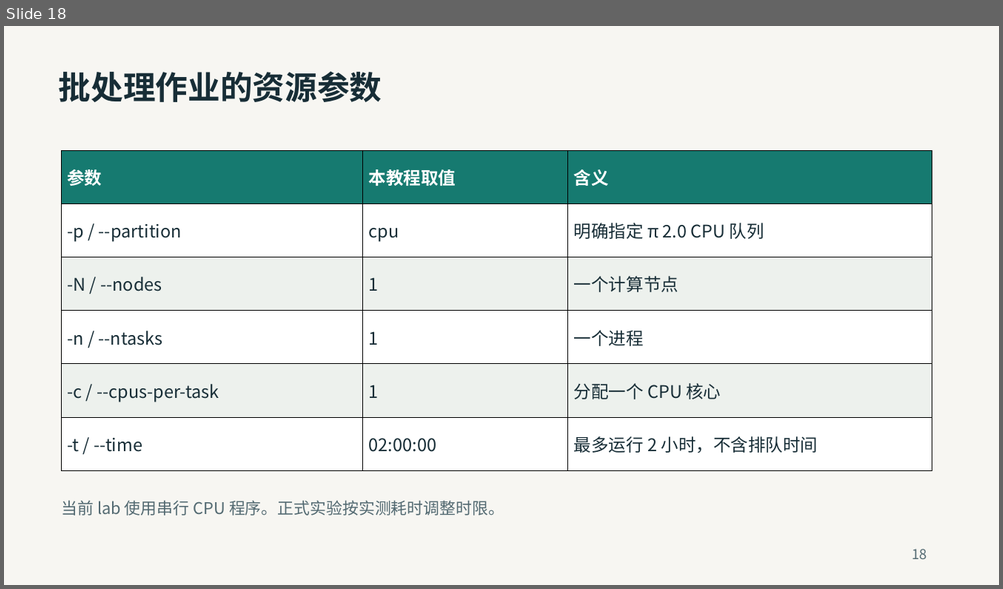
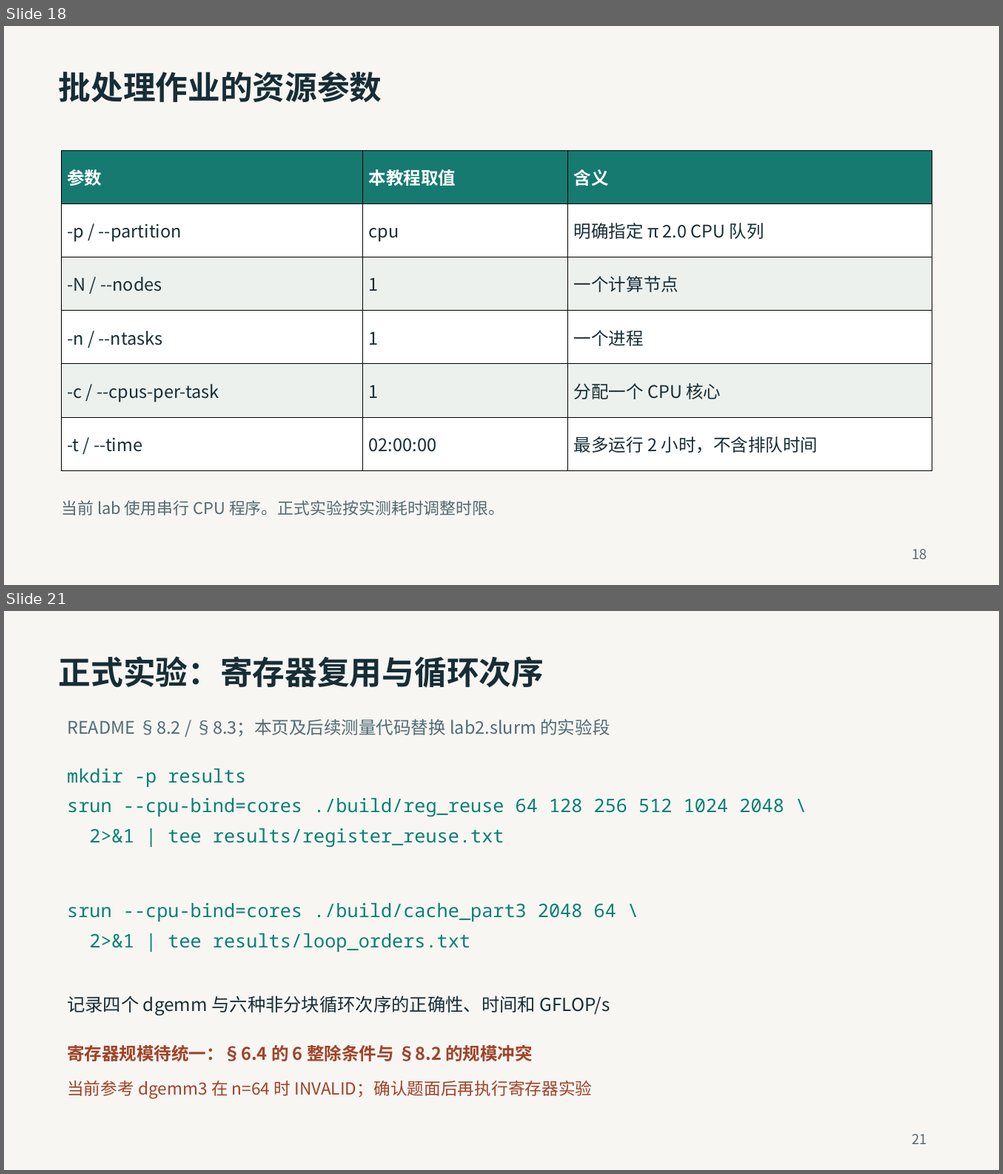
Before and after one commit to 2026-fall-calabs/calabs-2026-fall-starter, a slide deck: docs/交我算平台Lab运行指南-学生版.pptx. Shown one above the other, each under a label of ours: slide 18 before the commit, slides 18 and 21 after it; the slides between them are not shown. The pictures are 1003x589 and 1003x1174 pixels, drawn with LibreOffice and Linux fonts; fonts in the diff are those of the drawing. Boxes give left, top, right and bottom in pixels: in the first picture for what was removed or moved away, otherwise in the second. Text is boxed around its words. In the diff, an @@ line names an element or a change of style, - is before the commit and + after.

Commit message:
Align platform tutorial with formal lab README workflows

```diff
--- a/docs/交我算平台Lab运行指南-学生版.pptx
+++ b/docs/交我算平台Lab运行指南-学生版.pptx
@@ slide 21 added at <box>4,611,999,1170</box>, background #F7F6F2 @@
@@ text added at <box>59,656,543,688</box>, 39 pt, text #172D36, bold @@
+正式实验：寄存器复用与循环次序
@@ text added at <box>67,719,609,737</box>, 21 pt, text #506C78 @@
+README §8.2 / §8.3；本页及后续测量代码替换 lab2.slurm 的实验段
@@ text added at <box>67,769,246,787</box>, 22.5 pt, text #087F75 @@
+mkdir -p results
@@ text added at <box>67,798,784,817</box>, 22.5 pt, text #087F75 @@
+srun --cpu-bind=cores ./build/reg_reuse 64 128 256 512 1024 2048 \
@@ text added at <box>89,829,504,847</box>, 22.5 pt, text #087F75 @@
+2>&1 | tee results/register_reuse.txt
@@ text added at <box>67,903,616,922</box>, 22.5 pt, text #087F75 @@
+srun --cpu-bind=cores ./build/cache_part3 2048 64 \
@@ text added at <box>89,934,470,952</box>, 22.5 pt, text #087F75 @@
+2>&1 | tee results/loop_orders.txt
@@ text added at <box>67,996,610,1016</box>, 21.8 pt, text #172D36 @@
+记录四个 dgemm 与六种非分块循环次序的正确性、时间和 GFLOP/s
@@ text added at <box>67,1045,532,1062</box>, 21 pt, text #A04228, bold @@
+寄存器规模待统一：§6.4 的 6 整除条件与 §8.2 的规模冲突
@@ text added at <box>67,1081,592,1099</box>, 20.2 pt, text #A04228 @@
+当前参考 dgemm3 在 n=64 时 INVALID；确认题面后再执行寄存器实验
@@ text added at <box>911,1134,926,1145</box>, 16.5 pt, text #526971 @@
+21
```
Also in this commit, not shown: 10 slides changed, 10 other slides added, 5 slides removed, 1 other file.
